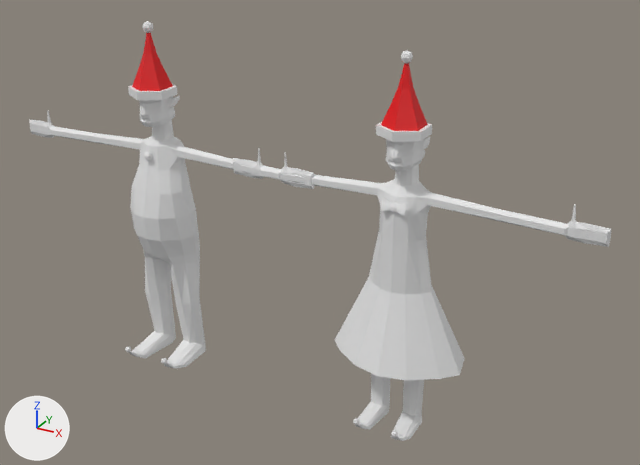
Two versions of the Blender file Assets/Art/3D Related/Raw/Characters/Elves.blend, one commit apart.
Rendered twice from a 50 mm lens placed at (1.07, -2.52, 1.92), pointed at (-0.35, 0.06, 0.63). Arrows for +X, +Y and +Z are at lower left; the lights stay in place.

The scene before the commit, as lines of its bpy script (objects in view):
```python
ob_circle_003 = bpy.data.objects.new('Circle.003', me_circle_003)
ob_circle_003.location = (-1.0, -0.025, 1.08)
ob_circle_003.scale = (0.0887, 0.0887, 0.0887)
ob_circle_004 = bpy.data.objects.new('Circle.004', me_circle_004)
ob_circle_004.location = (0.0, -0.025, 1.08)
ob_circle_004.scale = (0.0887, 0.0887, 0.0887)
ob_cube_003 = bpy.data.objects.new('Cube.003', me_cube_008)
ob_cube_003.location = (0.074, -0.176, 0.054)
ob_cube_003.scale = (0.014, 0.014, 0.014)
ob_cube_004 = bpy.data.objects.new('Cube.004', me_cube_009)
ob_cube_004.location = (-0.909, -0.192, 0.061)
ob_cube_004.scale = (0.014, 0.014, 0.014)
ob_cube_005 = bpy.data.objects.new('Cube.005', me_cube_006)
ob_cube_005.location = (0.0, -0.077, 0.848)
ob_cube_005.rotation_euler = (-0.349, 0.0, 0.0)  # degrees (-20, 0, 0)
ob_cube_005.scale = (0.021, 0.021, 0.021)
ob_cube_006 = bpy.data.objects.new('Cube.006', me_cube_007)
ob_cube_006.location = (-1.0, -0.082, 0.861)
ob_cube_006.rotation_euler = (-0.349, 0.0, 0.0)  # degrees (-20, 0, 0)
ob_cube_006.scale = (0.02, 0.02, 0.02)
ob_female = bpy.data.objects.new('female', me_cube_003)
ob_female.location = (0.0, 0.0, 0.53)
ob_female.scale = (0.14, 0.14, 0.14)
ob_male = bpy.data.objects.new('male', me_cube)
ob_male.location = (-1.0, 0.0, 0.53)
ob_male.scale = (0.14, 0.14, 0.14)
```
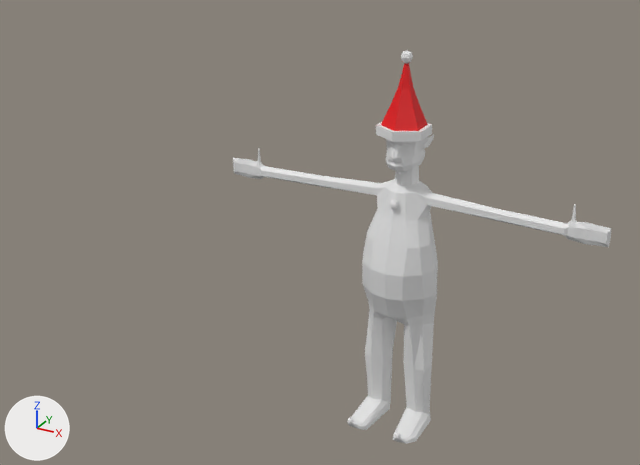
Pixel boxes (x1, y1, x2, y2) of what changed, in the pictures (640 x 465 px):
'male', moved
    before: (29, 95, 315, 368)
    after: (233, 134, 611, 444)
'female', deleted
    before: (233, 137, 611, 441)
'Circle.003', moved
    before: (128, 21, 177, 100)
    after: (376, 51, 432, 142)
'Cube.005', deleted
    before: (380, 198, 410, 217)
'Cube.006', moved
    before: (143, 152, 152, 160)
    after: (389, 199, 399, 209)
'Cube.004', moved
    before: (125, 347, 167, 364)
    after: (347, 418, 400, 439)
'Cube.003', deleted
    before: (353, 418, 398, 437)
'Circle.004', unchanged, covered by the edit
    before: (376, 51, 432, 142)

The change in detail:
Object 'male' (ob_male) moves from (-1.0, 0.0, 0.53) to (0.0, 0.0, 0.53).
Object 'Circle.003' (ob_circle_003) moves from (-1.0, -0.025, 1.08) to (0.0, -0.025, 1.08).
Object 'Cube.004' (ob_cube_004) moves from (-0.909, -0.192, 0.061) to (0.09, -0.19, 0.06).
Object 'Cube.006' (ob_cube_006) moves from (-1.0, -0.082, 0.861) to (0.0, -0.082, 0.861).
Object 'female' (ob_female) is deleted.
Object 'Cube.003' (ob_cube_003) is deleted.
Object 'Cube.005' (ob_cube_005) is deleted.
